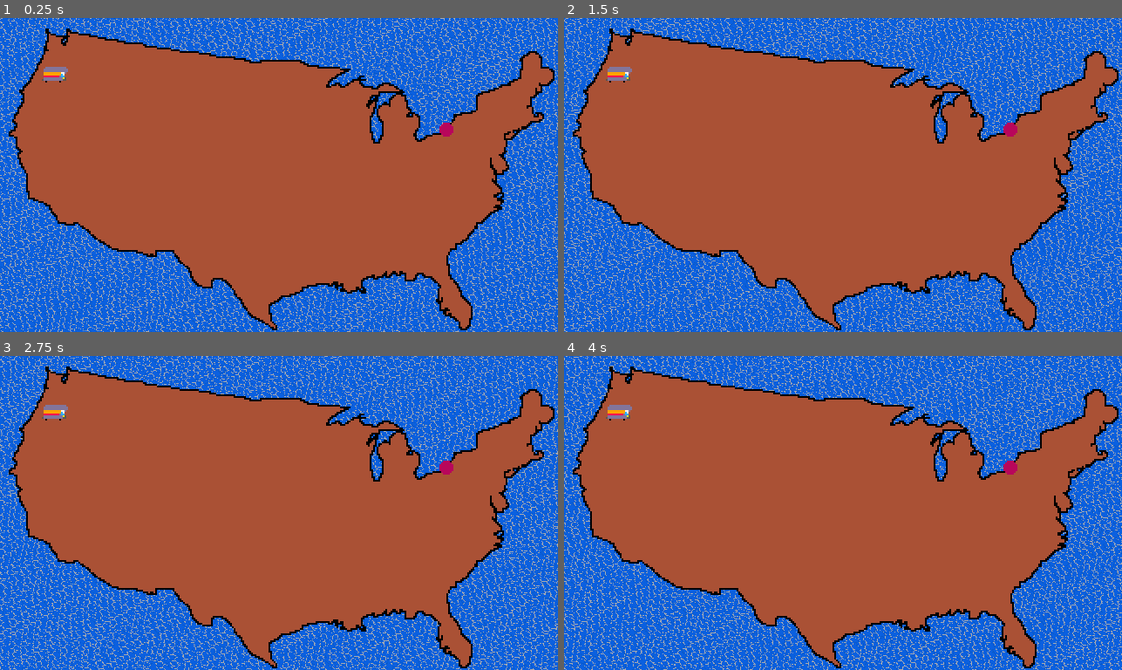
Above: before the commit, frames 1-4 (two rows, left to right).
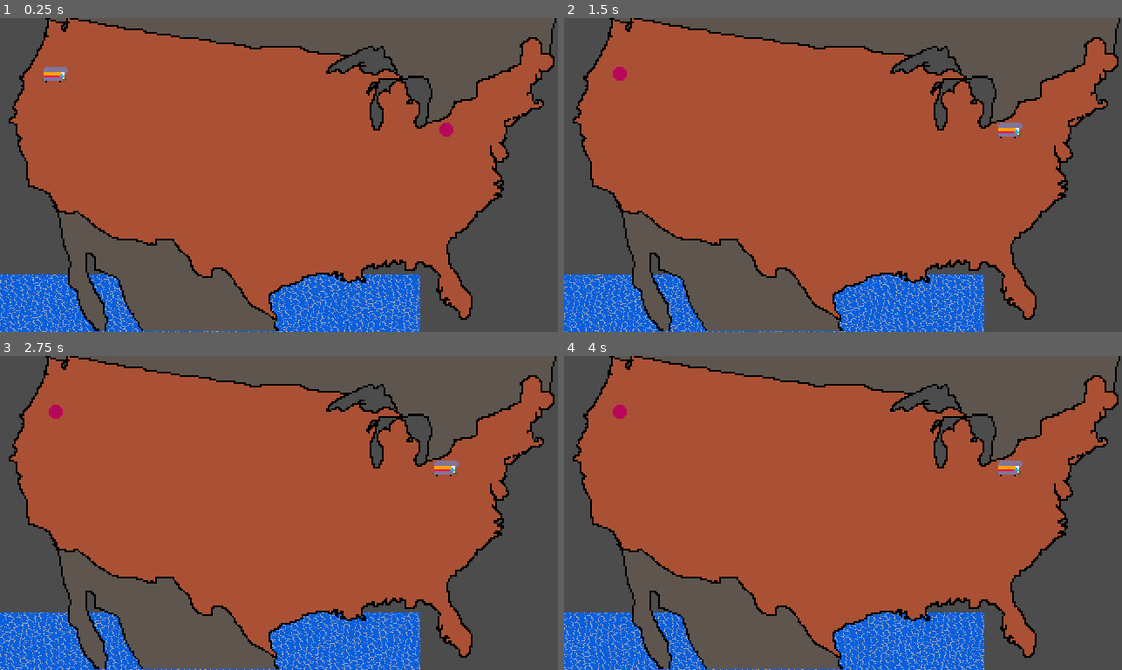
Above: after the commit, the same moments.

Repository: youssefevan/global-game-jam-2023
Game: Godot game, scene res://Scenes/World.tscn
Two runs of this game, one before a commit and one after it. Both use one fixed random seed, a clock stepped at 60 frames per second and the inputs below.
Inputs (mouse positions are in pixels of both pictures, inside the frame that each line leads up to):
- Up to frame 1 (0.25 s): no input
- Up to frame 2 (1.5 s): move the mouse to (619, 74) at 0.52 s; click (619, 74) at 0.6 s; move the mouse to (1010, 131) at 1.27 s; click (1010, 131) at 1.35 s
- Up to frame 3 (2.75 s): move the mouse to (334, 443) at 2.02 s; click (334, 443) at 2.1 s
- Up to frame 4 (4 s): move the mouse to (815, 575) at 2.77 s; click (815, 575) at 2.85 s; move the mouse to (1010, 560) at 3.52 s; click (1010, 560) at 3.6 s

The runs differ from the first frame. In frame 1, 46% of the frame differs, in the area x 0-100%, y 0-100%; in frame 2, 47%; in frame 3, 47%; in frame 4, 47%.

Commit message:
mexico and canada dlc

Diff:
--- a/Global Game Jam 2023/Scenes/World.tscn
+++ b/Global Game Jam 2023/Scenes/World.tscn
@@ -303,18 +303,22 @@
 position = Vector2( 32, 32 )
 
 [node name="map" type="Sprite" parent="."]
-position = Vector2( 160, 95 )
+position = Vector2( 160, 88 )
+scale = Vector2( 1, 1.01389 )
 z_index = -3
 texture = ExtResource( 3 )
 
 [node name="Control" type="Control" parent="map"]
 show_behind_parent = true
-margin_left = -160.0
-margin_top = -95.0
-margin_right = 160.0
-margin_bottom = 85.0
+margin_left = -239.0
+margin_top = 58.0
+margin_right = 81.0
+margin_bottom = 238.0
 
 [node name="ColorRect" type="ColorRect" parent="map/Control"]
 material = SubResource( 2 )
 margin_right = 320.0
 margin_bottom = 181.0
+__meta__ = {
+"_edit_lock_": true
+}
Binary file changed: Global Game Jam 2023/Sprites/mapbkrng.png
